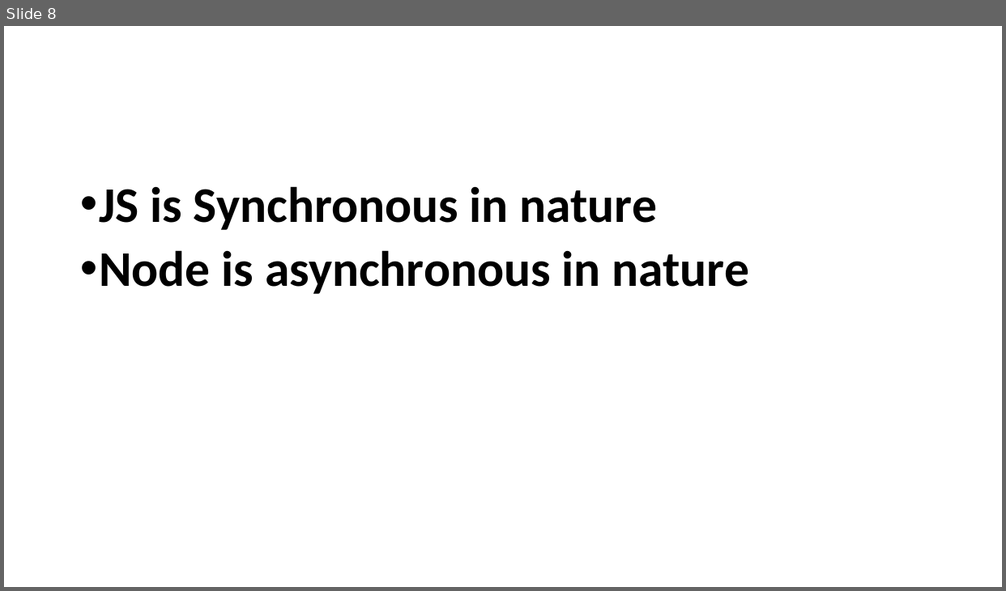
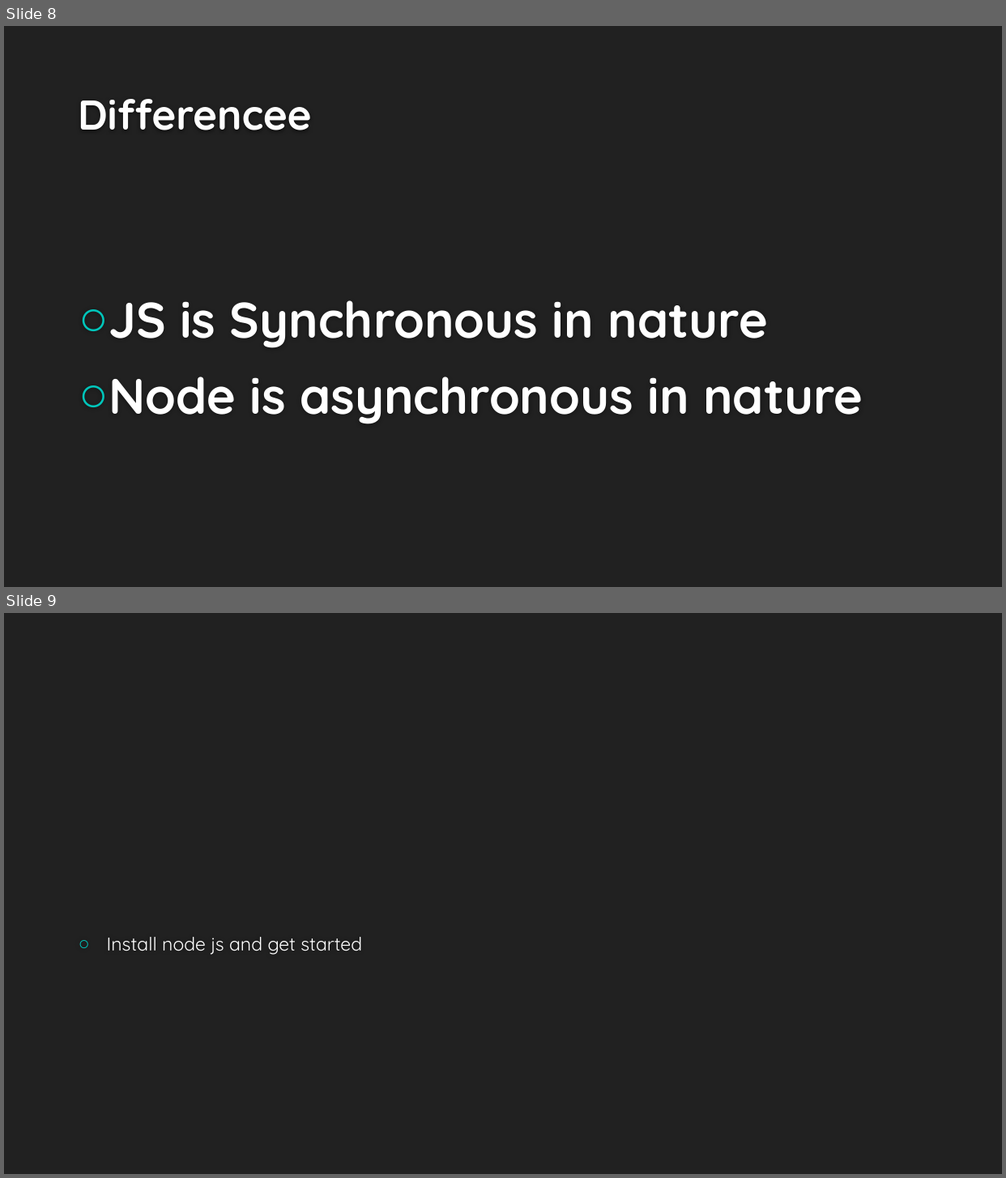
Before and after one commit to Prasundas99/Web-Development-Traning, a slide deck: 10.Node js/Node js.pptx. Shown one above the other, each under a label of ours: slide 8 before the commit, slides 8 and 9 after it. The pictures are 1006x591 and 1006x1178 pixels, drawn with LibreOffice and Linux fonts; fonts in the diff are those of the drawing; background and template pictures are left out. Boxes give left, top, right and bottom in pixels: in the first picture for what was removed or moved away, otherwise in the second. Text is boxed around its words. In the diff, an @@ line names an element or a change of style, - is before the commit and + after.

```diff
--- a/10.Node js/Node js.pptx
+++ b/10.Node js/Node js.pptx
@@ slide 9 added at box(4, 613, 1002, 1174), background #212121 @@
@@ text added at box(107, 937, 362, 955), 18 pt, text #FFFFFF @@
+○ Install node js and get started
@@ slide 8 changed as well @@
@@ background #FFFFFF to #212121 @@
@@ title added at box(78, 99, 312, 130), 40 pt, text #FEFEFE, bold @@
+Differencee
@@ text "JS is Synchronous in nature": place and size @@
-text "JS is Synchronous in nature" at box(99, 186, 749, 294)
+text "JS is Synchronous in nature" at box(108, 301, 863, 425)
@@ text "JS is Synchronous in nature" at box(108, 301, 863, 425): font Calibri to Quicksand, text colour #000000 to #FFFFFF; bullet • to ○; line spacing 0.9 to 1; more space between paragraphs; vertical alignment top to middle @@
```
Also in this commit, not shown: 6 other slides changed, 1 other slide added, 1 slide removed, 13 other files.
